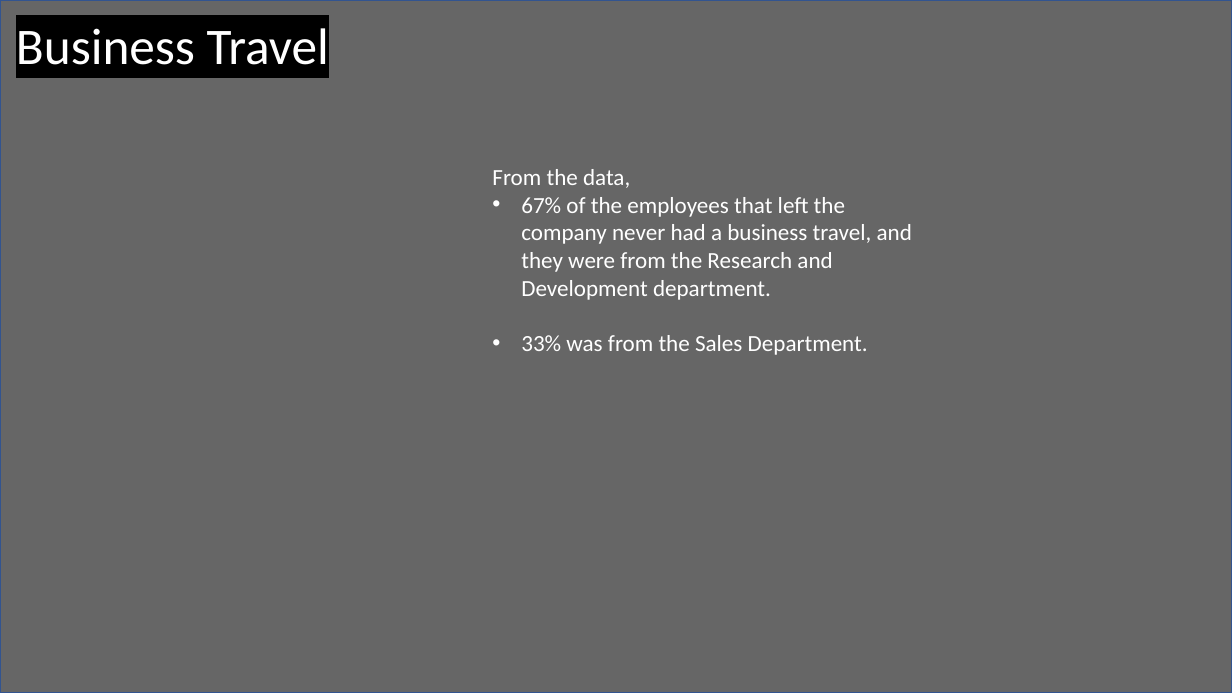
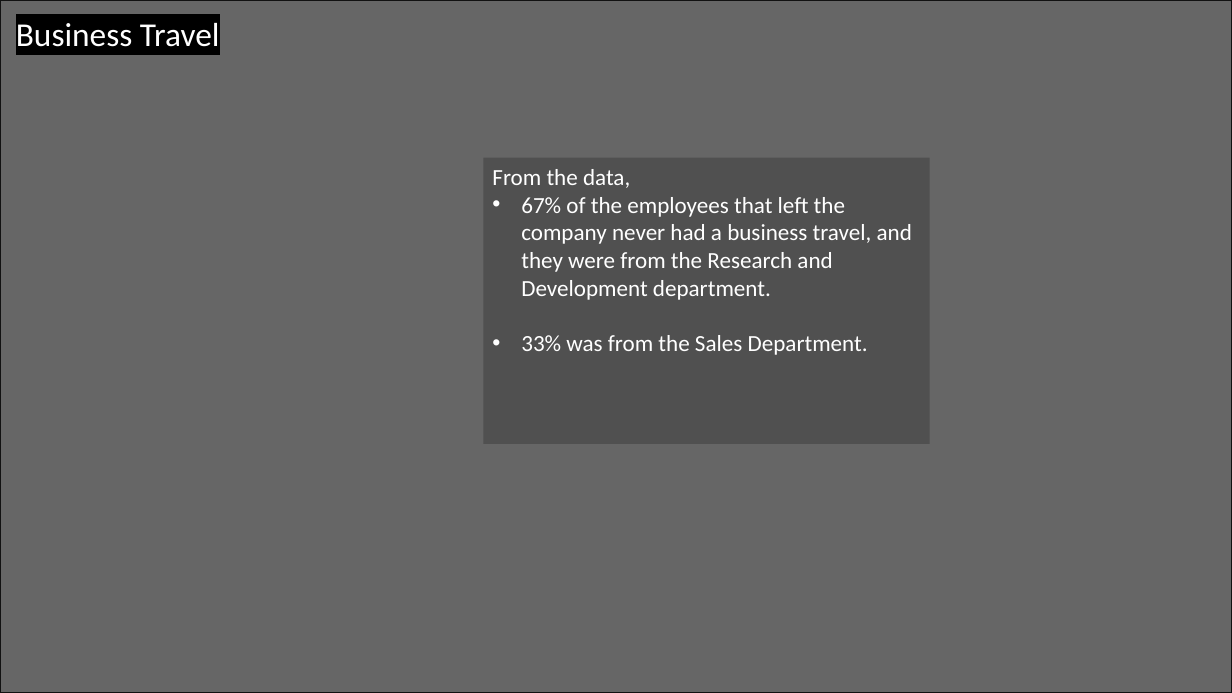
Before and after one commit to mich7000/my-data-science-and-machine-learning-portfolio, a slide deck: slide 4 of Employee Attrition Data Analysis/report-slides.pptx. Drawn at 1232x693 pixels with LibreOffice and Linux fonts; fonts in the diff are those of the drawing; background and template pictures are left out. Boxes give left, top, right and bottom in pixels: in the first picture for what was removed or moved away, otherwise in the second. Text is boxed around its words. In the diff, an @@ line names an element or a change of style, - is before the commit and + after.

```diff
--- a/Employee Attrition Data Analysis/report-slides.pptx
+++ b/Employee Attrition Data Analysis/report-slides.pptx
@@ rectangle at (x1=0, y1=0, x2=1232, y2=693): outline #325491 1 pt to #111111 2 pt @@
@@ text "Business Travel" at (x1=16, y1=23, x2=220, y2=47): size 40 to 26 pt @@
@@ rectangle "From the data," resized from (x1=492, y1=169, x2=912, y2=355) to (x1=483, y1=158, x2=930, y2=445) @@
@@ rectangle "From the data," at (x1=483, y1=158, x2=930, y2=445): fill none to #333333 at 42% opacity @@
```
Also in this commit, not shown: 8 other slides changed, 1 slide removed, 2 other files.
